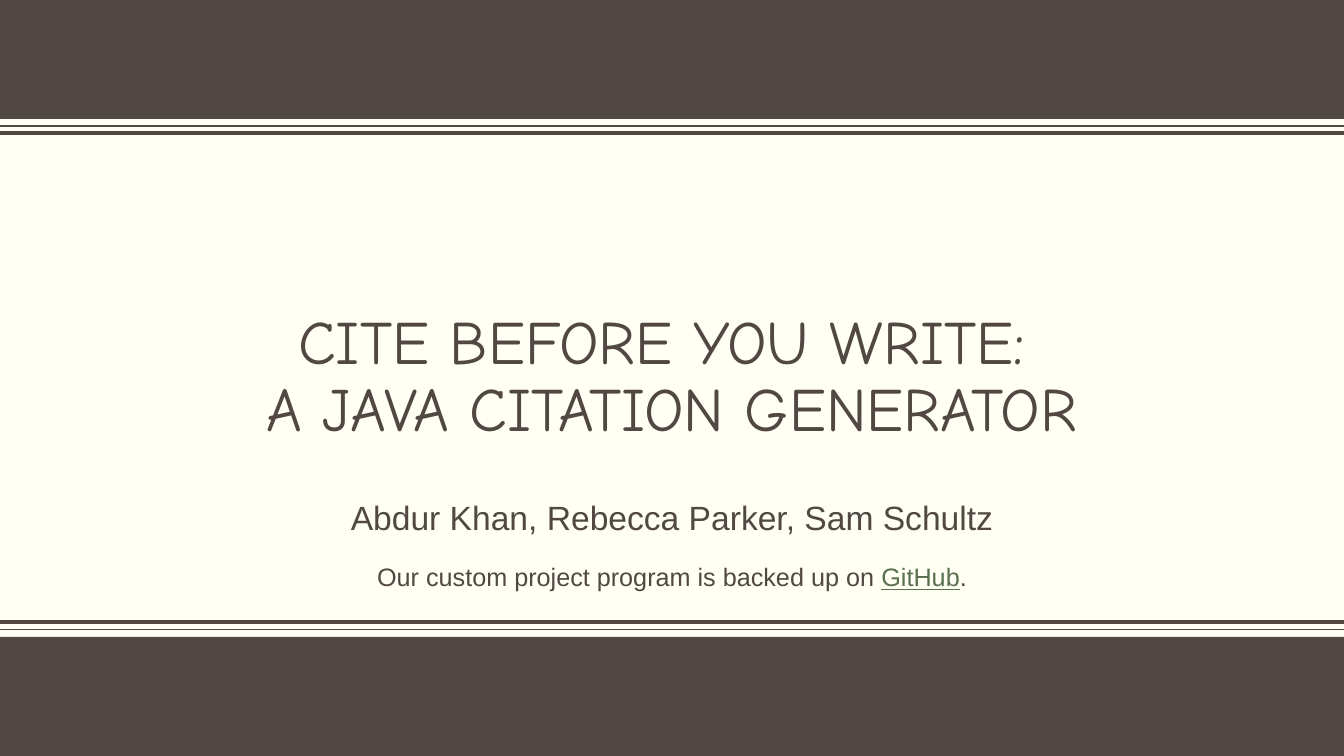
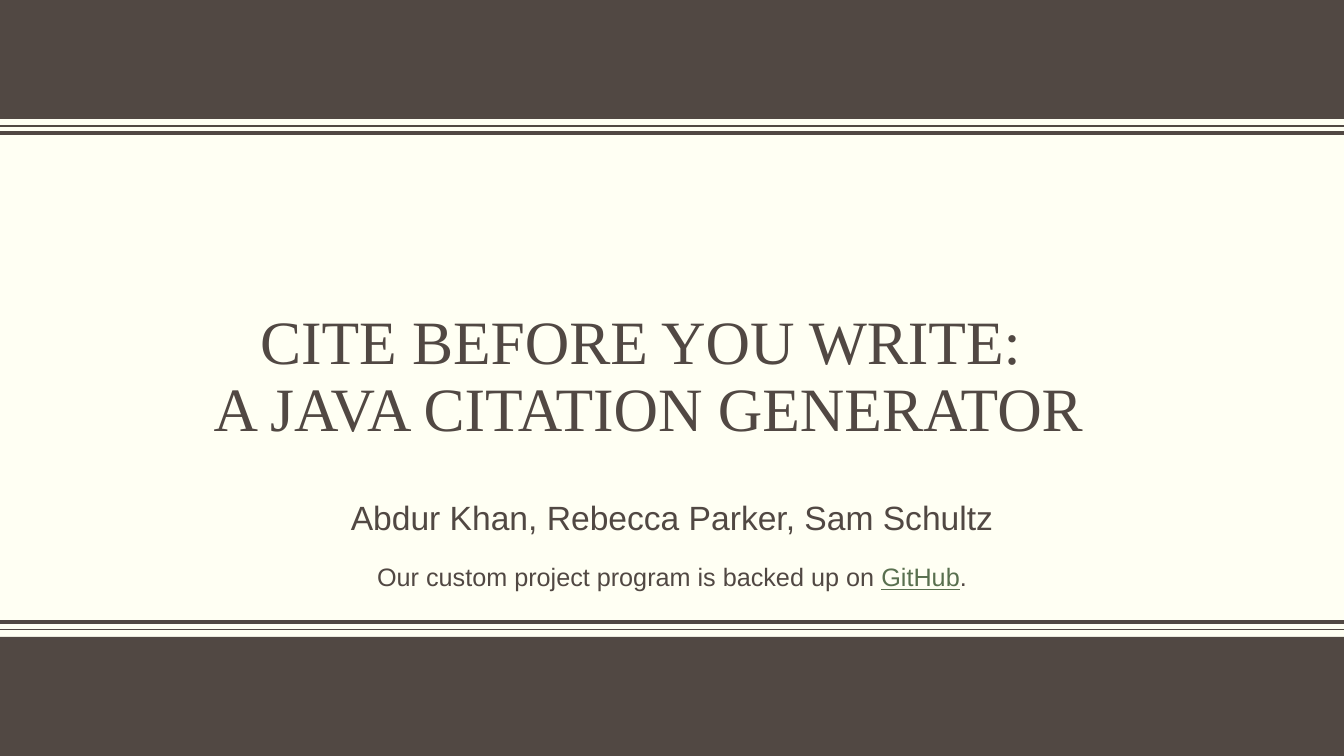
Before and after one commit to RJP43/JavaCustomProject-LUC_Comp-170, a slide deck: slide 1 of COMP170_CustomProject-Presentation.pptx. Drawn at 1344x756 pixels with LibreOffice and Linux fonts; fonts in the diff are those of the drawing; background and template pictures are left out. Boxes give left, top, right and bottom in pixels: in the first picture for what was removed or moved away, otherwise in the second. Text is boxed around its words. In the diff, an @@ line names an element or a change of style, - is before the commit and + after.

```diff
--- a/COMP170_CustomProject-Presentation.pptx
+++ b/COMP170_CustomProject-Presentation.pptx
@@ title "CITE BEFORE YOU WRITE: A ..." moved from (x1=266, y1=322, x2=1077, y2=432) to (x1=214, y1=323, x2=1083, y2=432) @@
@@ title "CITE BEFORE YOU WRITE: A ..." at (x1=214, y1=323, x2=1083, y2=432): font Comic Neue to Times New Roman @@
```
Also in this commit, not shown: 1 other slide changed, 4 slides added, 3 slides removed, 3 other files.
